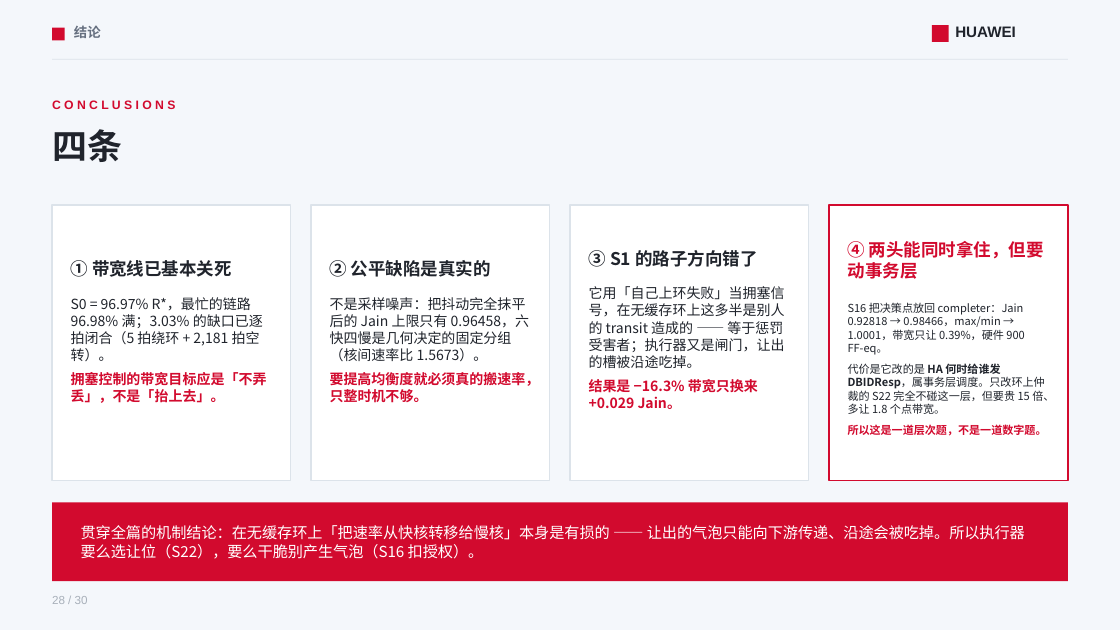
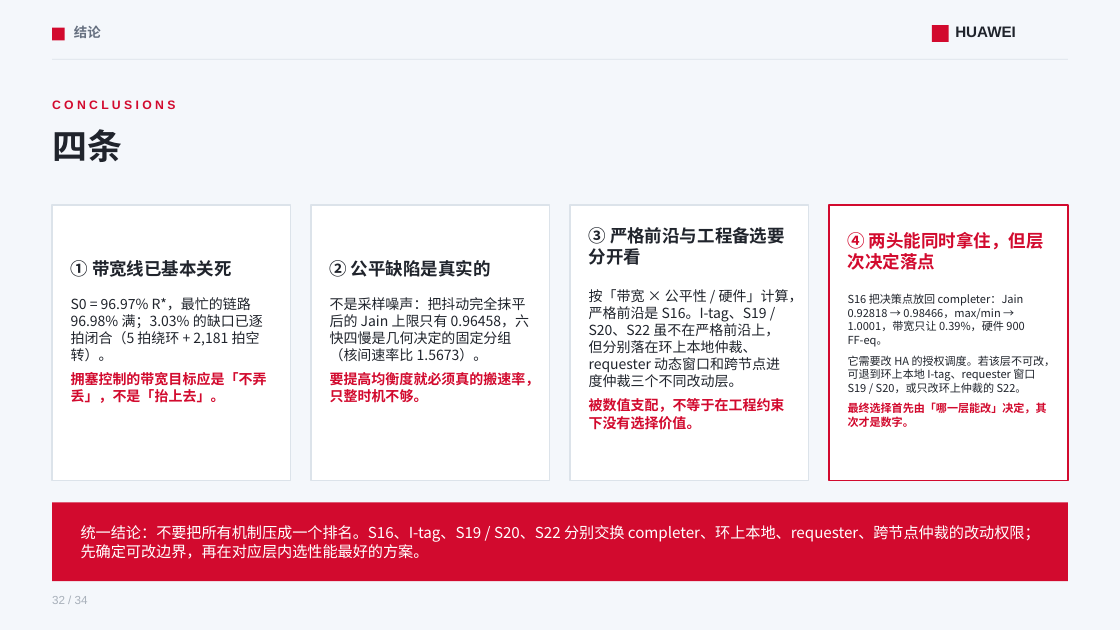
Before and after one commit to lukebest/booksim2, a slide deck: slide 32 of ppt/ring2-write-fairness.pptx (slide 28 before the commit). Drawn at 1120x630 pixels with LibreOffice and Linux fonts; fonts in the diff are those of the drawing. Boxes give left, top, right and bottom in pixels: in the first picture for what was removed or moved away, otherwise in the second. Text is boxed around its words. In the diff, an @@ line names an element or a change of style, - is before the commit and + after.

```diff
--- a/ppt/ring2-write-fairness.pptx
+++ b/ppt/ring2-write-fairness.pptx
@@ text at (x1=589, y1=227, x2=785, y2=265): text changed @@
-③ S1 的路子方向错了
+③ 严格前沿与工程备选要分开看
@@ text at (x1=848, y1=232, x2=1044, y2=270): text changed @@
-④ 两头能同时拿住，但要动事务层
+④ 两头能同时拿住，但层次决定落点
@@ text at (x1=589, y1=289, x2=803, y2=430): text changed @@
-它用「自己上环失败」当拥塞信号，在无缓存环上这多半是别人的 transit 造成的 —— 等于惩罚受害者；执行器又是闸门，让出的槽被沿途吃掉。
-结果是 −16.3% 带宽只换来 +0.029 Jain。
+按「带宽 × 公平性 / 硬件」计算，严格前沿是 S16。I-tag、S19 / S20、S22 虽不在严格前沿上，但分别落在环上本地仲裁、requester 动态窗口和跨节点进度仲裁三个不同改动层。
+被数值支配，不等于在工程约束下没有选择价值。
@@ text "S16 把决策点放回 completer：Jain 0.92818 → ..." moved from (x1=848, y1=302, x2=1054, y2=436) to (x1=848, y1=293, x2=1056, y2=427) @@
@@ text at (x1=848, y1=355, x2=1056, y2=427): text changed @@
-代价是它改的是 HA 何时给谁发 DBIDResp，属事务层调度。只改环上仲裁的 S22 完全不碰这一层，但要贵 15 倍、多让 1.8 个点带宽。
-所以这是一道层次题，不是一道数字题。
+它需要改 HA 的授权调度。若该层不可改，可退到环上本地 I-tag、requester 窗口 S19 / S20，或只改环上仲裁的 S22。
+最终选择首先由「哪一层能改」决定，其次才是数字。
@@ text at (x1=81, y1=525, x2=1040, y2=559): text changed @@
-贯穿全篇的机制结论：在无缓存环上「把速率从快核转移给慢核」本身是有损的 —— 让出的气泡只能向下游传递、沿途会被吃掉。所以执行器要么选让位（S22），要么干脆别产生气泡（S16 扣授权）。
+统一结论：不要把所有机制压成一个排名。S16、I-tag、S19 / S20、S22 分别交换 completer、环上本地、requester、跨节点仲裁的改动权限；先确定可改边界，再在对应层内选性能最好的方案。
@@ text at (x1=52, y1=596, x2=88, y2=604): text changed @@
-28 / 30
+32 / 34
```
Also in this commit, not shown: 28 other slides changed, 4 slides added, 8 other files.
